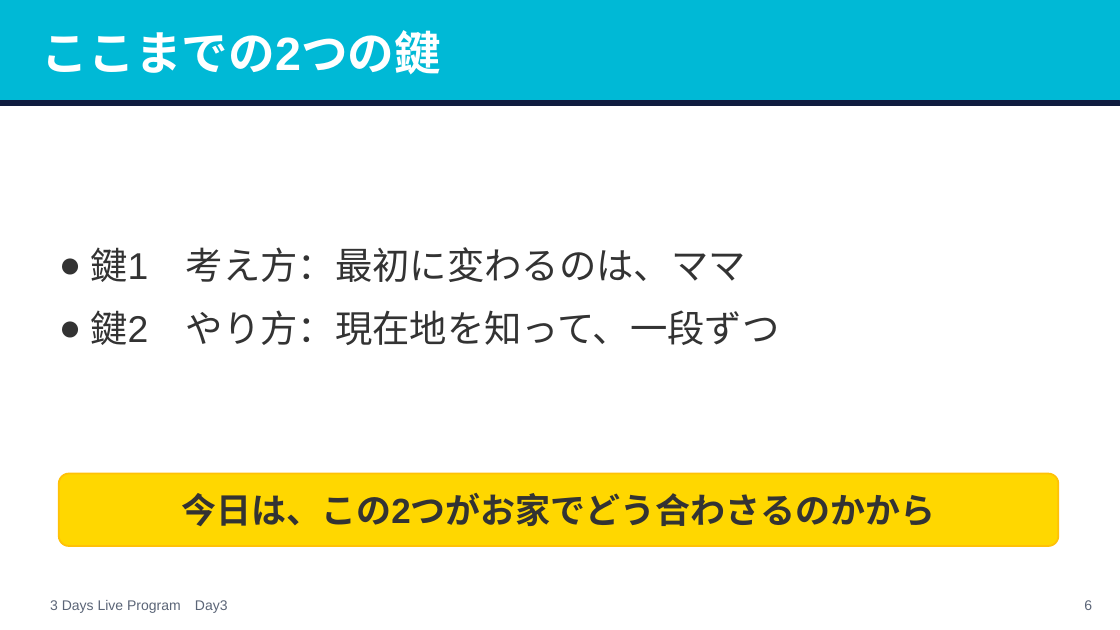
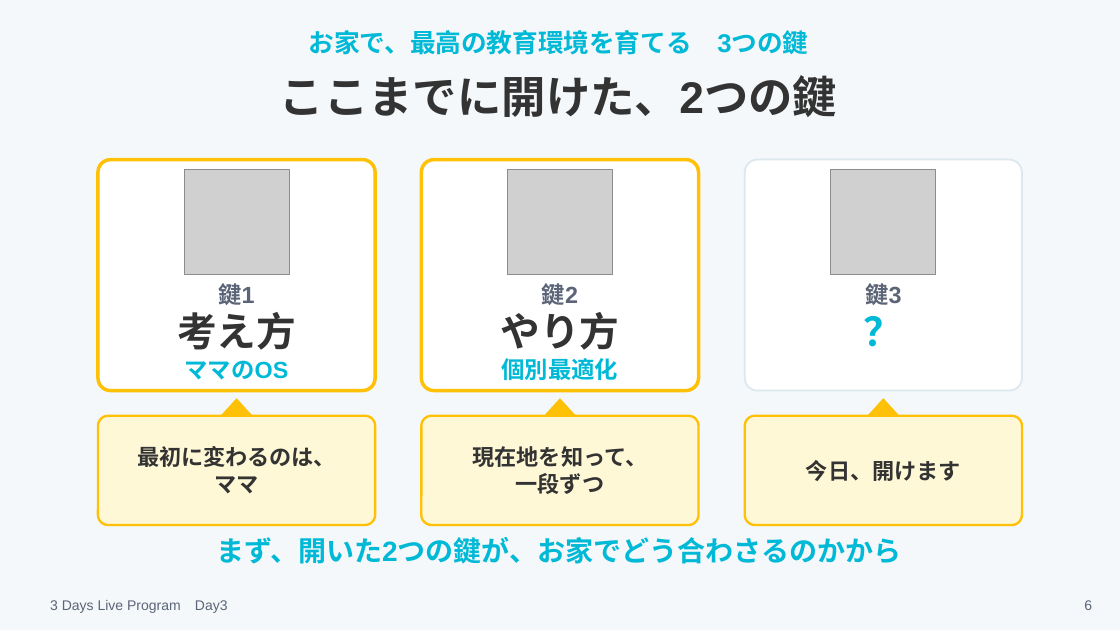
Before and after one commit to tanakayuc/static-pages, a slide deck: slide 6 of pigmarion-homeinter-3days-live/day3/v2/homeinter-day3-v2.pptx. Drawn at 1120x630 pixels with LibreOffice and Linux fonts; fonts in the diff are those of the drawing; grey boxes stand for pictures. Boxes give left, top, right and bottom in pixels: in the first picture for what was removed or moved away, otherwise in the second. Text is boxed around its words. In the diff, an @@ line names an element or a change of style, - is before the commit and + after.

Commit message:
pigmarion-homeinter-3days-live: Day2・Day3で3つの鍵の図に吹き出しを足し、Day3に仲間の話とフックの3枚を足した（田中さんの指示）

```diff
--- a/pigmarion-homeinter-3days-live/day3/v2/homeinter-day3-v2.pptx
+++ b/pigmarion-homeinter-3days-live/day3/v2/homeinter-day3-v2.pptx
@@ background #FFFFFF to #F4F8FA @@
@@ text "お家で、最高の教育環境を育てる 3つの鍵": place and size @@
-text "お家で、最高の教育環境を育てる 3つの鍵" at (0,0,1120,101)
+text "お家で、最高の教育環境を育てる 3つの鍵" at (309,30,808,55)
@@ text "お家で、最高の教育環境を育てる 3つの鍵" at (309,30,808,55): fill #00B9D6 to none; outline #00B9D6 1 pt to none @@
@@ text at (309,30,808,55): text added @@
+お家で、最高の教育環境を育てる 3つの鍵
@@ text at (280,75,837,117): text changed; size 40 to 38 pt; text colour #FFFFFF to #333333 @@
-ここまでの2つの鍵
+ここまでに開けた、2つの鍵
@@ rectangle removed at (0,101,1120,106) @@
@@ rounded rectangle added at (98,160,376,391), fill #FFFFFF, outline #FFC107 3 pt @@
@@ picture added at (184,170,289,275) @@
@@ rounded rectangle added at (422,160,699,391), fill #FFFFFF, outline #FFC107 3 pt @@
@@ picture added at (507,170,613,275) @@
@@ rounded rectangle added at (745,160,1023,391), fill #FFFFFF, outline #DCE7EE 1.5 pt @@
@@ picture added at (831,170,936,275) @@
@@ text added at (218,283,254,305), 20 pt, text #5B6577, bold @@
+鍵1
@@ text added at (542,283,578,305), 20 pt, text #5B6577, bold @@
+鍵2
@@ text added at (865,283,901,305), 20 pt, text #5B6577, bold @@
+鍵3
@@ text at (177,312,296,350): text changed; size 32 to 34 pt; bold on @@
-● 鍵1 考え方：最初に変わるのは、ママ
-● 鍵2 やり方：現在地を知って、一段ずつ
+考え方
@@ text added at (501,312,620,350), 34 pt, text #333333, bold @@
+やり方
@@ text added at (745,306,1023,356), 34 pt, text #00B9D6, bold @@
+？
@@ text added at (502,358,619,380), 20 pt, text #00B9D6, bold @@
+個別最適化
@@ text added at (185,360,289,380), 20 pt, text #00B9D6, bold @@
+ママのOS
@@ rounded rectangle added at (98,416,376,525), fill #FFF8D6, outline #FFC107 2 pt @@
@@ triangle added at (220,399,254,418), fill #FFC107, outline #FFC107 1 pt @@
@@ rounded rectangle added at (422,416,699,525), fill #FFF8D6, outline #FFC107 2 pt @@
@@ triangle added at (544,399,577,418), fill #FFC107, outline #FFC107 1 pt @@
@@ rounded rectangle added at (745,416,1023,525), fill #FFF8D6, outline #FFC107 2 pt @@
@@ triangle added at (867,399,901,418), fill #FFC107, outline #FFC107 1 pt @@
@@ text added at (137,446,336,493), 19 pt, text #333333, bold @@
+最初に変わるのは、
+ママ
@@ text added at (473,446,648,494), 19 pt, text #333333, bold @@
+現在地を知って、
+一段ずつ
@@ rounded rectangle removed at (59,474,1059,546) @@
@@ text added at (806,460,961,481), 19 pt, text #333333, bold @@
+今日、開けます
@@ text removed at (181,493,935,526) @@
-今日は、この2つがお家でどう合わさるのかから
@@ text added at (216,537,901,564), 24 pt, text #00B9D6, bold @@
+まず、開いた2つの鍵が、お家でどう合わさるのかから
```
Also in this commit, not shown: 3 other slides changed, 4 slides added, 1 slide removed, 35 other files.
